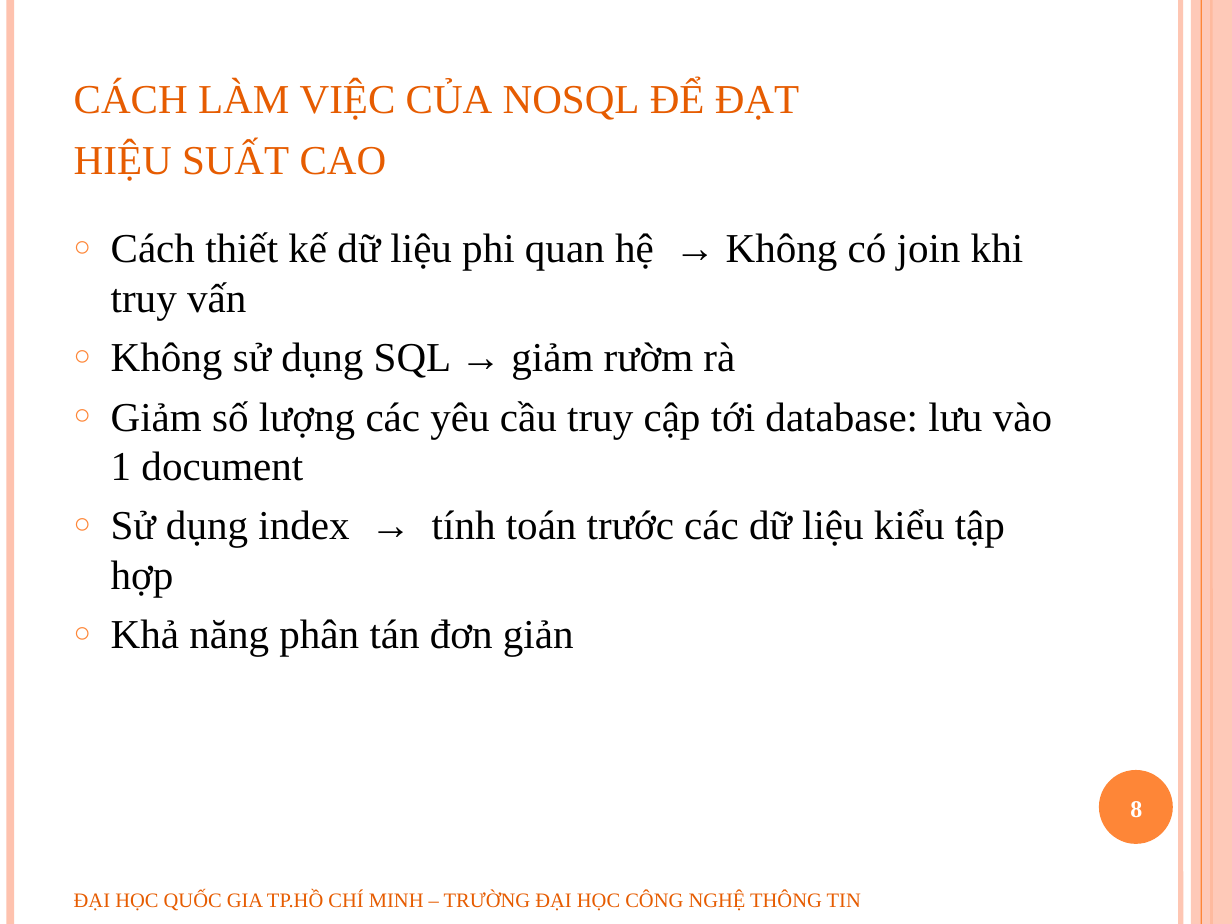
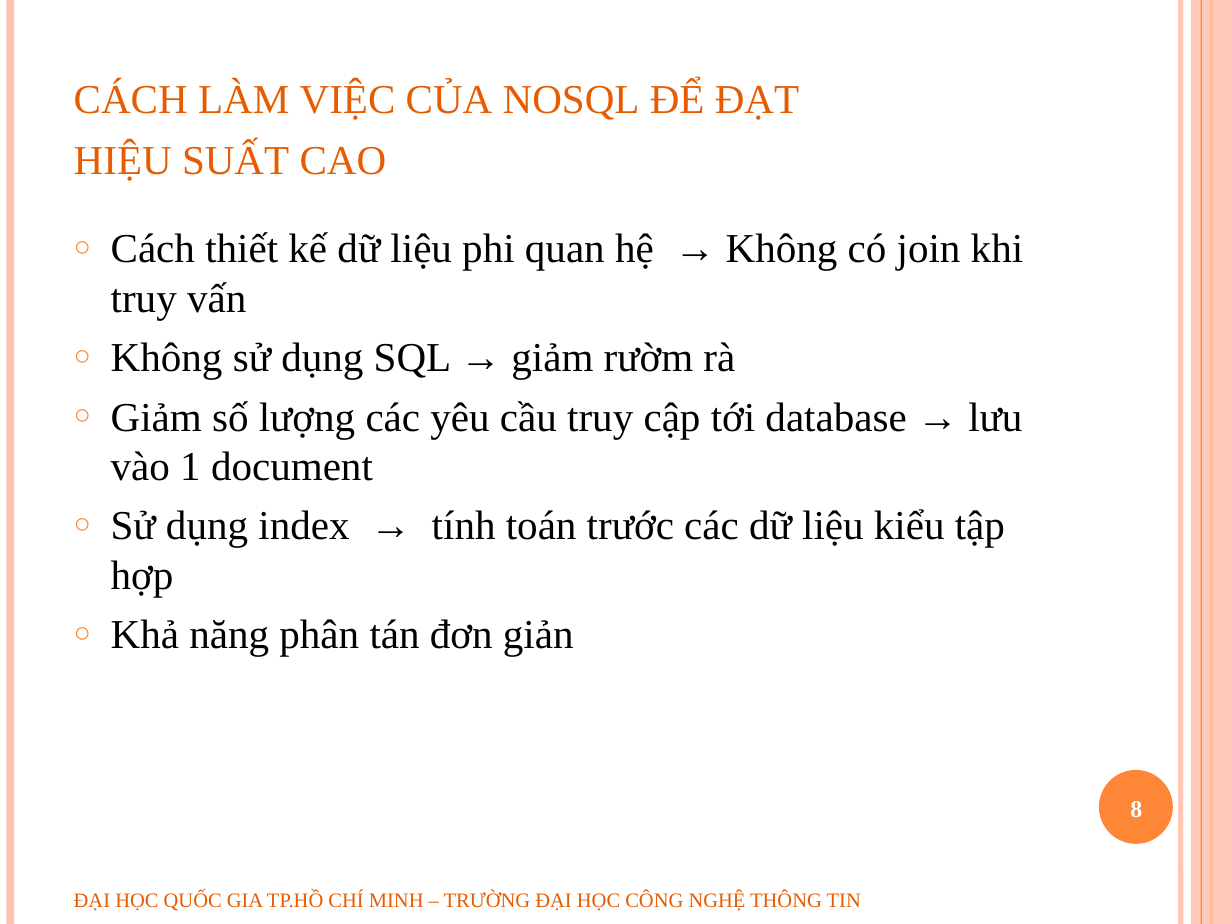
Before and after one commit to geovip/nosqlravendbuit, a slide deck: slide 8 of Document/slide bao cao.pptx. Drawn at 1232x924 pixels with LibreOffice and Linux fonts; fonts in the diff are those of the drawing; background and template pictures are left out. Boxes give left, top, right and bottom in pixels: in the first picture for what was removed or moved away, otherwise in the second. Text is boxed around its words. In the diff, an @@ line names an element or a change of style, - is before the commit and + after.

```diff
--- a/Document/slide bao cao.pptx
+++ b/Document/slide bao cao.pptx
@@ text at (111,401,1022,481): text changed @@
-○ Giảm số lượng các yêu cầu truy cập tới database: lưu vào 1 document
+○ Giảm số lượng các yêu cầu truy cập tới database → lưu vào 1 document
```
Also in this commit, not shown: 1 other slide changed.
